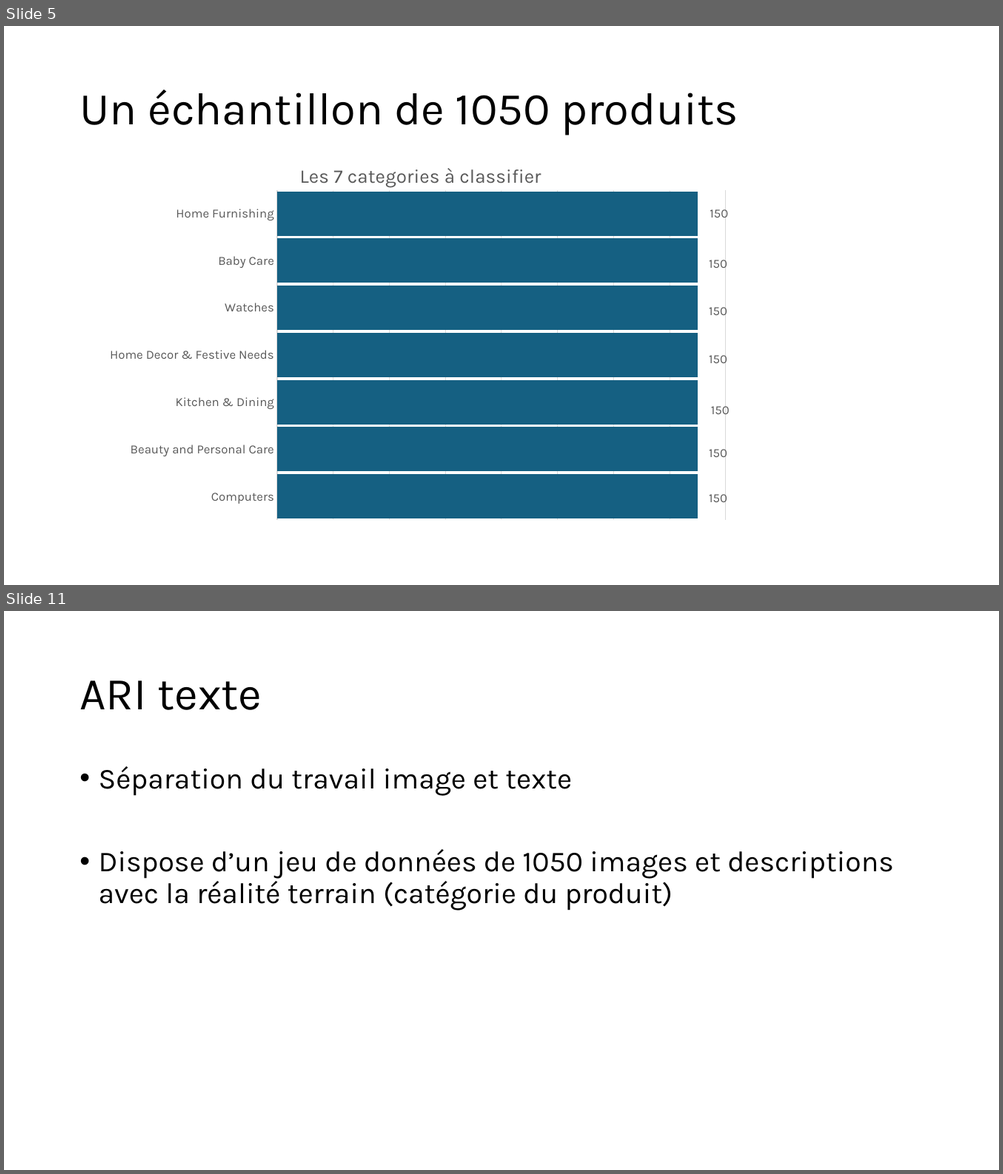
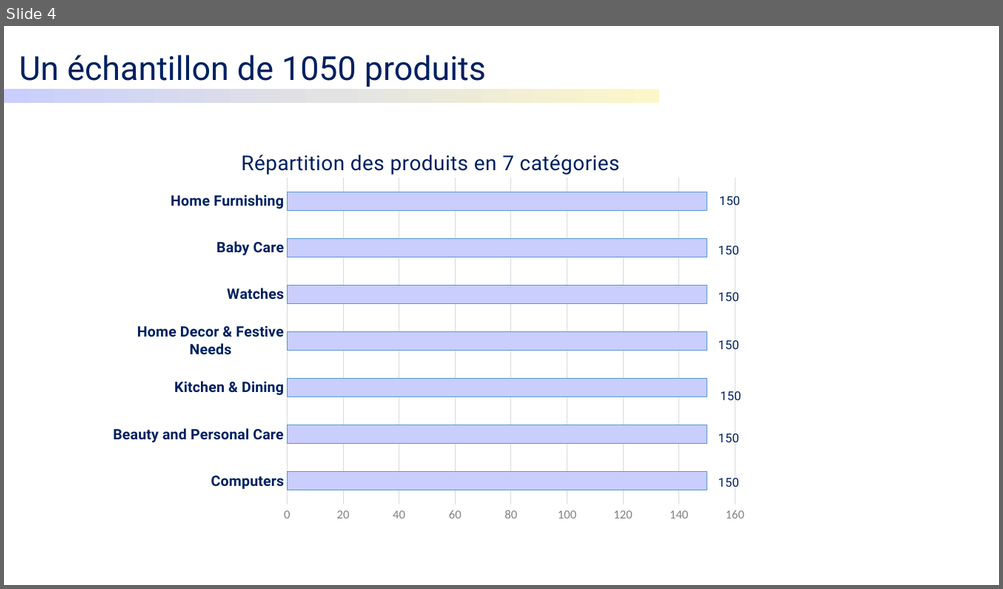
Before and after one commit to Hedredo/oc_projet_6, a slide deck: 5_presentation_072024.pptx. Shown one above the other, each under a label of ours: slides 5 and 11 before the commit, slide 4 after it; the slides between them are not shown. The pictures are 1003x1174 and 1003x589 pixels, drawn with LibreOffice and Linux fonts; fonts in the diff are those of the drawing. Boxes give left, top, right and bottom in pixels: in the first picture for what was removed or moved away, otherwise in the second. Text is boxed around its words. In the diff, an @@ line names an element or a change of style, - is before the commit and + after.

```diff
--- a/5_presentation_072024.pptx
+++ b/5_presentation_072024.pptx
@@ slide 11 removed at bbox=[4, 611, 999, 1170], background #FFFFFF @@
@@ title removed at bbox=[79, 681, 262, 710] @@
-ARI texte
@@ text removed at bbox=[99, 766, 893, 911] @@
-• Séparation du travail image et texte
-• Dispose d’un jeu de données de 1050 images et descriptions avec la réalité terrain (catégorie du produit)
@@ what was slide 5 is now slide 4 @@
@@ slide 4 changed as well @@
@@ text "Un échantillon de 1050 produits": place and size @@
-text "Un échantillon de 1050 produits" at bbox=[79, 90, 738, 136]
+text "Un échantillon de 1050 produits" at bbox=[19, 55, 486, 87]
@@ text "Un échantillon de 1050 produits" at bbox=[19, 55, 486, 87]: size 44 to 32 pt, font Karla to Roboto, text colour #000000 to #002060; line spacing 0.9 to 1; vertical alignment middle to top @@
@@ rounded rectangle added at bbox=[4, 90, 659, 103], fill gradient #FCF7C9 to #E3E3E3 to #C9CEFC @@
@@ bar chart at bbox=[113, 136, 747, 522] @@
@@ title "Les 7 categories à classifier " to "Répartition des produits en 7 catégories " @@
@@ colour of Series 1 #156082 to #C9CEFC @@
@@ data labels of Series 1 changed @@
@@ category axis changed @@
@@ value axis changed @@
@@ bar spacing changed @@
@@ lettering changed @@
@@ bar chart: place and size @@
-bar chart at bbox=[104, 147, 738, 534]
+bar chart at bbox=[113, 136, 747, 522]
```
Also in this commit, not shown: 2 other slides changed, 22 slides added, 17 other slides removed, 14 other files.
